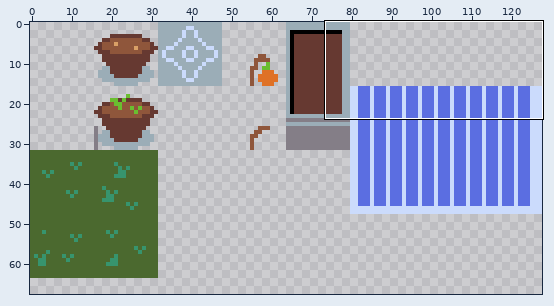
Sprite sheet -- data/sprite/tilesheet.png. The picture above shows the old version from afar; the outline marks the close-up.
Close-up. As it was:
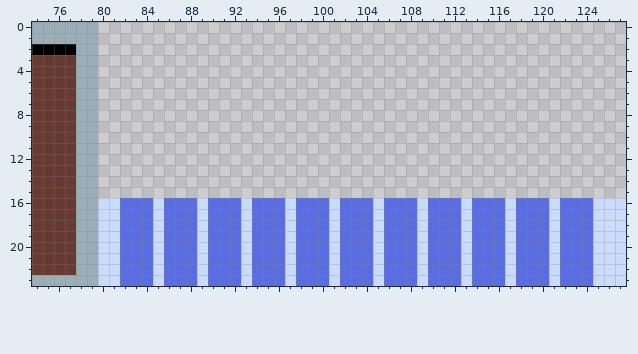
The file is 128x128 pixels. Shown: x 74..127, y 0..23. The wide view leaves out empty margins. The commit also changed other parts of the picture, which this record leaves out.
After:
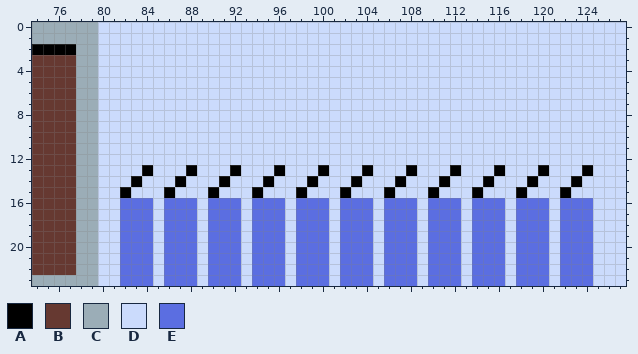
Palette (. is transparent): A #000000  B #663931  C #9badb7  D #cbdbfc  E #5b6ee1
What changed:
Colour A now appears in row 13 at x 84, 88, 92, 96, 100, 104, 108, 112, 116, 120 and 124; in row 14 at x 83, 87, 91, 95, 99, 103, 107, 111, 115, 119 and 123; in row 15 at x 82, 86, 90, 94, 98, 102, 106, 110, 114, 118 and 122.
Colour D now appears in rows 0 to 12 at x 80 to 127; in row 13 at x 80 to 83, 85 to 87, 89 to 91, 93 to 95, 97 to 99, 101 to 103, 105 to 107, 109 to 111, 113 to 115, 117 to 119, 121 to 123 and 125 to 127; in row 14 at x 80 to 82, 84 to 86, 88 to 90, 92 to 94, 96 to 98, 100 to 102, 104 to 106, 108 to 110, 112 to 114, 116 to 118, 120 to 122 and 124 to 127; in row 15 at x 80 to 81, 83 to 85, 87 to 89, 91 to 93, 95 to 97, 99 to 101, 103 to 105, 107 to 109, 111 to 113, 115 to 117, 119 to 121 and 123 to 127.
Boxes around the changes in both close-ups, in picture pixels (x1, y1, x2, y2):
added: (98, 22, 626, 198)
